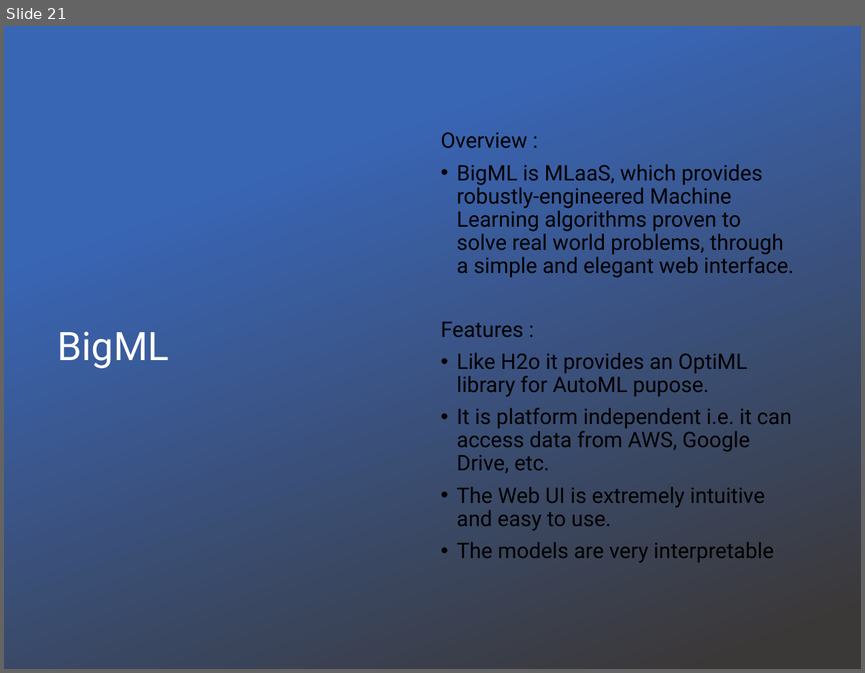
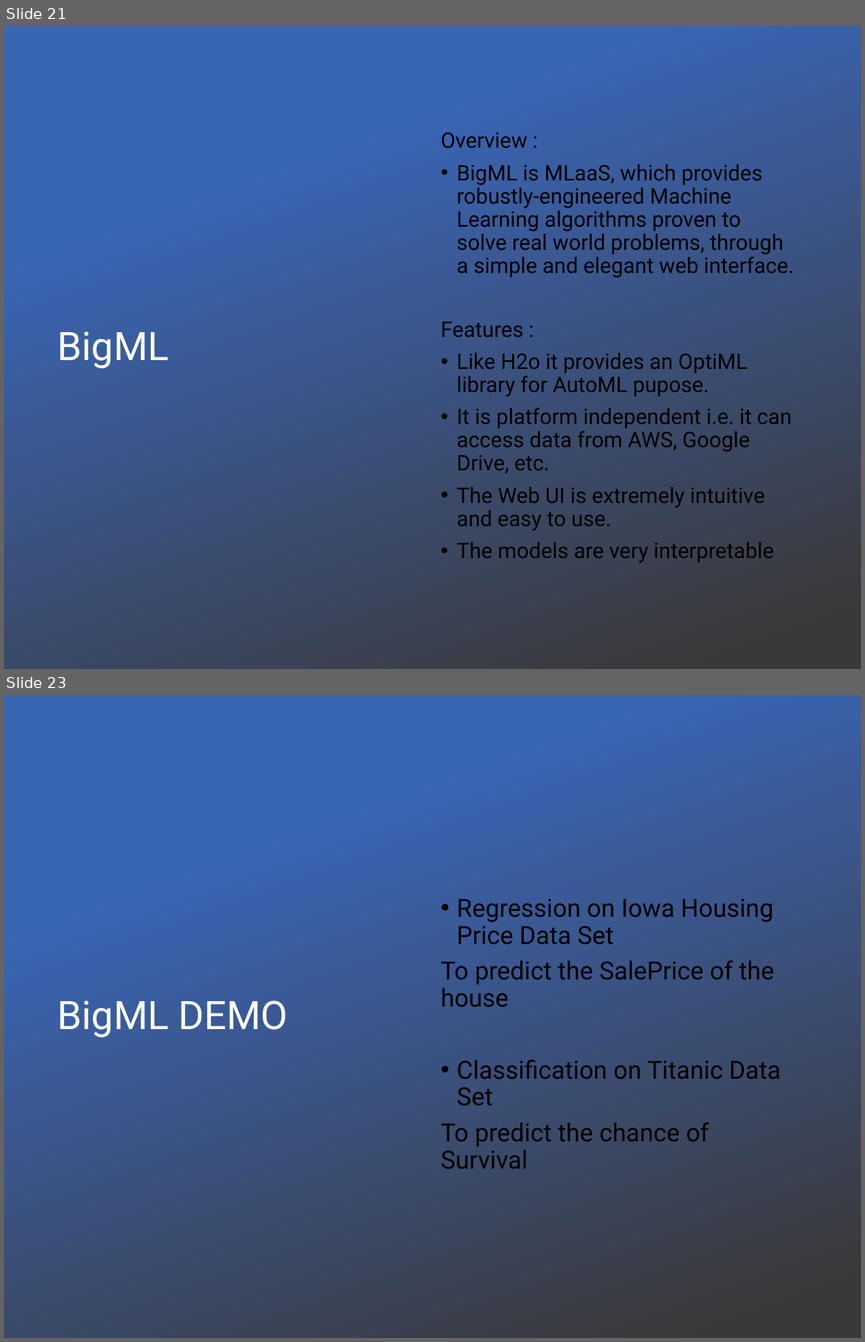
Before and after one commit to tiwari-abhi/ML_Projects, a slide deck: Presentation/Machine Learning As A Service.pptx. Shown one above the other, each under a label of ours: slide 21 before the commit, slides 21 and 23 after it; the slides between them are not shown. The pictures are 865x673 and 865x1342 pixels, drawn with LibreOffice and Linux fonts; fonts in the diff are those of the drawing; background and template pictures are left out. Boxes give left, top, right and bottom in pixels: in the first picture for what was removed or moved away, otherwise in the second. Text is boxed around its words. In the diff, an @@ line names an element or a change of style, - is before the commit and + after.

```diff
--- a/Presentation/Machine Learning As A Service.pptx
+++ b/Presentation/Machine Learning As A Service.pptx
@@ slide 23 added at (x1=4, y1=695, x2=861, y2=1338), background picture (left out); not listed: 1 template element that a slide beside it also shows @@
@@ rectangle added at (x1=4, y1=695, x2=861, y2=1338), fill gradient #3965B5 to #3B3838 @@
@@ text added at (x1=441, y1=898, x2=781, y2=1168), 21 pt, text #000000 @@
+• Regression on Iowa Housing Price Data Set
+To predict the SalePrice of the house
+• Classification on Titanic Data Set
+To predict the chance of Survival
@@ title added at (x1=58, y1=1000, x2=288, y2=1037), 33 pt, text #FFFFFF @@
+BigML DEMO
```
Also in this commit, not shown: 14 other files.
